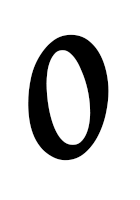
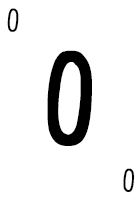
Before/after of a 140 x 200 layered artwork. What changed in the layer stack:
added layer "0 copy" above "0" over [123, 168, 135, 193]
added layer "0" (1st of 2) above "0" over [7, 8, 19, 32]
painted on "0" (2nd of 2) over [28, 34, 109, 161]
